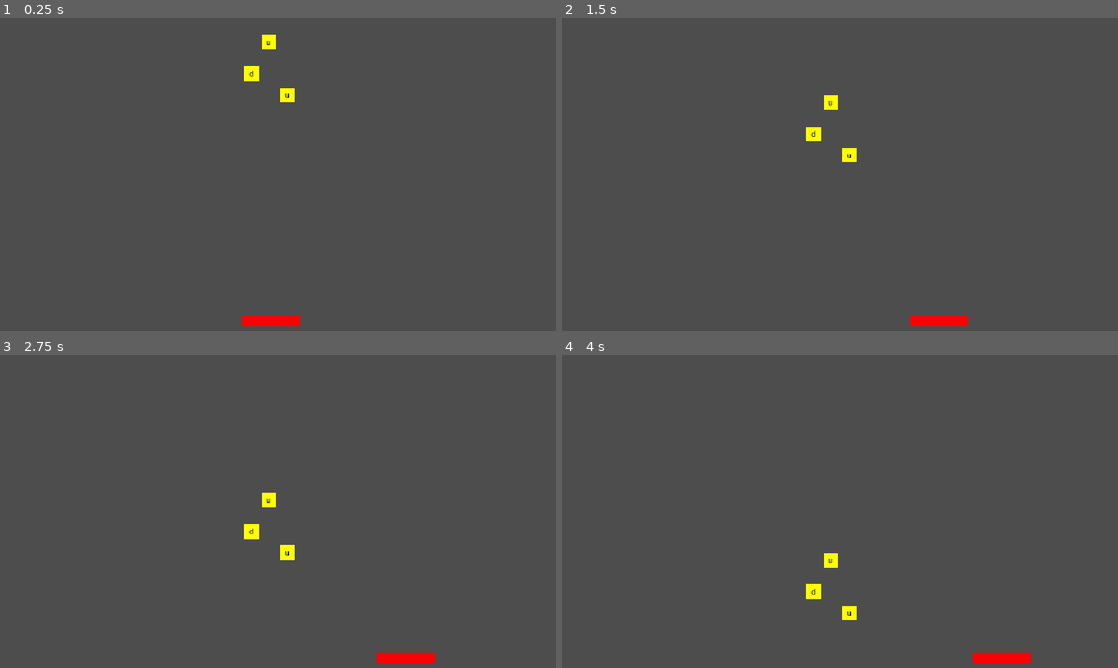
Above: before the commit, frames 1-4 (two rows, left to right).
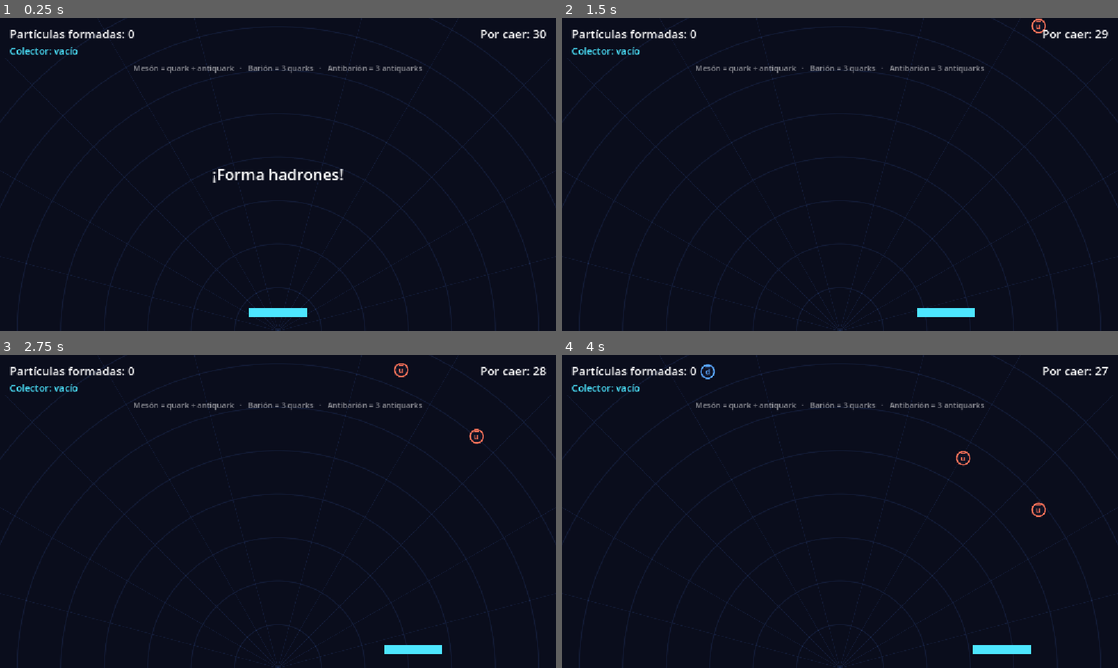
Above: after the commit, the same moments.

Repository: AxlMontblanc/laboratorio-de-particulas
Game: Godot game, scene res://main.tscn
Same seed, same stepped clock (60 frames per second), same inputs: the game is played once before the commit and once after it.
Inputs:
- Up to frame 1 (0.25 s): no input
- Up to frame 2 (1.5 s): tap Enter (ui_accept) at 0.5, 0.6, 0.77, 1.07, 1.35 s; hold Right (ui_right) 0.53-1.28 s; hold Left (ui_left) from 1.28 s (still down)
- Up to frame 3 (2.75 s): tap Enter (ui_accept) at 1.52, 1.82, 2.1 s; release Left (ui_left) at 2.03 s; hold Right (ui_right) from 2.03 s (still down)
- Up to frame 4 (4 s): tap Enter (ui_accept) at 2.85, 3.02, 3.32, 3.6, 3.77 s; release Right (ui_right) at 3.53 s; hold Left (ui_left) from 3.53 s (still down)

The runs differ from the first frame. In frame 1, 100% of the frame differs, in the area x 0-100%, y 0-100%; in frame 2, 100%; in frame 3, 100%; in frame 4, 100%.

Commit message:
Recolector de Particulas

Diff:
--- /dev/null
+++ b/main.gd
@@ -0,0 +1,117 @@
+extends Node2D
+## Controla una partida del Recolector: genera partículas, cuenta puntos y termina el juego.
+
+const QUARK_SCENE = preload("res://recolector/quark.tscn")
+
+@export var total_particulas = 30                 # X partículas por partida
+@export var tipos_disponibles = ["u", "d"]         # sabores que pueden caer
+@export var prob_anti = 0.4                        # probabilidad de que sea antiquark
+@export var velocidad_min = 100.0
+@export var velocidad_max = 170.0
+
+var por_generar = 0      # partículas que aún no han aparecido
+var activas = 0          # partículas en pantalla ahora
+var puntaje = 0
+var terminado = false
+var tween_mensaje: Tween
+
+@onready var colector = $Colector
+@onready var hud_puntaje = $HUD/Puntaje
+@onready var hud_restantes = $HUD/Restantes
+@onready var hud_grupo = $HUD/Grupo
+@onready var hud_mensaje = $HUD/Mensaje
+@onready var hud_final = $HUD/Final
+
+
+func _ready() -> void:
+	por_generar = total_particulas
+
+	# Conectar señales desde código (también se puede desde la pestaña Node)
+	$SpawnTimer.timeout.connect(generar_particula)
+	colector.particula_formada.connect(_on_particula_formada)
+	colector.combinacion_invalida.connect(_on_combinacion_invalida)
+	colector.grupo_cambiado.connect(_on_grupo_cambiado)
+
+	hud_final.hide()
+	actualizar_hud()
+	mostrar_mensaje("¡Forma hadrones!", Color.WHITE)
+	$SpawnTimer.start()
+
+
+func _process(_delta: float) -> void:
+	if terminado and Input.is_action_just_pressed("ui_accept"):
+		get_tree().reload_current_scene()   # reiniciar la partida
+
+
+func generar_particula() -> void:
+	if por_generar <= 0:
+		$SpawnTimer.stop()
+		return
+
+	var q = QUARK_SCENE.instantiate()
+	# Asignar los datos ANTES de add_child, para que _ready() del quark ya los vea
+	q.type = tipos_disponibles.pick_random()
+	q.anti = randf() < prob_anti
+	q.speed = randf_range(velocidad_min, velocidad_max)
+	var ancho = get_viewport_rect().size.x
+	q.position = Vector2(randf_range(30, ancho - 30), -20)
+	# tree_exited se emite cuando el quark desaparece (atrapado o fuera de pantalla)
+	q.tree_exited.connect(_on_particula_salio)
+	add_child(q)
+
+	por_generar -= 1
+	activas += 1
+	actualizar_hud()
+
+
+func _on_particula_salio() -> void:
+	if not is_inside_tree():   # pasa al reiniciar la escena: ignorar
+		return
+	activas -= 1
+	if por_generar == 0 and activas == 0:
+		terminar()
+
+
+func _on_particula_formada(nombre: String, carga: int) -> void:
+	puntaje += 1
+	actualizar_hud()
+	mostrar_mensaje("✔ %s  (carga %s)" % [nombre, formato_carga(carga)], Color(0.5, 1.0, 0.6))
+
+
+func _on_combinacion_invalida(contenido: Array) -> void:
+	mostrar_mensaje("✘ %s no es color neutro" % ", ".join(contenido), Color(1.0, 0.45, 0.45))
+
+
+func _on_grupo_cambiado(contenido: Array) -> void:
+	if contenido.is_empty():
+		hud_grupo.text = "Colector: vacío"
+	else:
+		hud_grupo.text = "Colector: " + ", ".join(contenido)
+
+
+func actualizar_hud() -> void:
+	hud_puntaje.text = "Partículas formadas: %d" % puntaje
+	hud_restantes.text = "Por caer: %d" % por_generar
+
+
+func mostrar_mensaje(texto: String, color: Color) -> void:
+	hud_mensaje.text = texto
+	hud_mensaje.modulate = color
+	# Un tween anima propiedades en el tiempo: espera 1 s y se desvanece en 0.5 s
+	if tween_mensaje:
+		tween_mensaje.kill()
+	tween_mensaje = create_tween()
+	tween_mensaje.tween_interval(1.0)
+	tween_mensaje.tween_property(hud_mensaje, "modulate:a", 0.0, 0.5)
+
+
+func terminar() -> void:
+	terminado = true
+	hud_final.text = "¡Fin!\nFormaste %d partículas\n\nPresiona Enter para jugar otra vez" % puntaje
+	hud_final.show()
+
+
+func formato_carga(q: int) -> String:
+	if q > 0:
+		return "+%d" % q
+	return str(q)
--- a/main.tscn
+++ b/main.tscn
@@ -1,19 +1,84 @@
 [gd_scene format=3 uid="uid://d2wvdje0syli1"]
 
-[ext_resource type="PackedScene" uid="uid://c755lu8ly1625" path="res://recolector/colector.tscn" id="1_ig7tw"]
-[ext_resource type="PackedScene" uid="uid://cjb1p3ojn7sy2" path="res://recolector/quark.tscn" id="2_0xm2m"]
+[ext_resource type="Script" path="res://main.gd" id="1_main"]
+[ext_resource type="Script" path="res://recolector/fondo.gd" id="2_fondo"]
+[ext_resource type="PackedScene" uid="uid://c755lu8ly1625" path="res://recolector/colector.tscn" id="3_colector"]
 
-[node name="main" type="Node2D" unique_id=1902878239]
+[node name="Main" type="Node2D"]
+script = ExtResource("1_main")
 
-[node name="Collector(Player)" parent="." unique_id=1592289455 instance=ExtResource("1_ig7tw")]
-position = Vector2(562, 627)
+[node name="Fondo" type="Node2D" parent="."]
+script = ExtResource("2_fondo")
 
-[node name="Quark" parent="." unique_id=1573368497 instance=ExtResource("2_0xm2m")]
-position = Vector2(557, 25)
+[node name="Colector" parent="." instance=ExtResource("3_colector")]
+position = Vector2(576, 610)
 
-[node name="Quark3" parent="." unique_id=1702627881 instance=ExtResource("2_0xm2m")]
-position = Vector2(596, 134)
+[node name="SpawnTimer" type="Timer" parent="."]
+wait_time = 1.2
 
-[node name="Quark2" parent="." unique_id=291346453 instance=ExtResource("2_0xm2m")]
-position = Vector2(521, 90)
-type = "d"
+[node name="HUD" type="CanvasLayer" parent="."]
+
+[node name="Puntaje" type="Label" parent="HUD"]
+offset_left = 20.0
+offset_top = 16.0
+offset_right = 420.0
+offset_bottom = 50.0
+theme_override_font_sizes/font_size = 24
+text = "Partículas formadas: 0"
+
+[node name="Restantes" type="Label" parent="HUD"]
+anchors_preset = 1
+anchor_left = 1.0
+anchor_right = 1.0
+offset_left = -320.0
+offset_top = 16.0
+offset_right = -20.0
+offset_bottom = 50.0
+grow_horizontal = 0
+theme_override_font_sizes/font_size = 24
+text = "Por caer: 0"
+horizontal_alignment = 2
+
+[node name="Grupo" type="Label" parent="HUD"]
+offset_left = 20.0
+offset_top = 54.0
+offset_right = 520.0
+offset_bottom = 84.0
+theme_override_colors/font_color = Color(0.3, 0.9, 1, 1)
+theme_override_font_sizes/font_size = 20
+text = "Colector: vacío"
+
+[node name="Ayuda" type="Label" parent="HUD"]
+anchors_preset = 5
+anchor_left = 0.5
+anchor_right = 0.5
+offset_left = -350.0
+offset_top = 92.0
+offset_right = 350.0
+offset_bottom = 118.0
+grow_horizontal = 2
+theme_override_colors/font_color = Color(1, 1, 1, 0.55)
+theme_override_font_sizes/font_size = 16
+text = "Mesón = quark + antiquark   ·   Barión = 3 quarks   ·   Antibarión = 3 antiquarks"
+horizontal_alignment = 1
+
+[node name="Mensaje" type="Label" parent="HUD"]
+anchors_preset = 15
+anchor_right = 1.0
+anchor_bottom = 1.0
+grow_horizontal = 2
+grow_vertical = 2
+theme_override_font_sizes/font_size = 32
+horizontal_alignment = 1
+vertical_alignment = 1
+
+[node name="Final" type="Label" parent="HUD"]
+anchors_preset = 15
+anchor_right = 1.0
+anchor_bottom = 1.0
+grow_horizontal = 2
+grow_vertical = 2
+theme_override_font_sizes/font_size = 40
+text = "¡Fin!"
+horizontal_alignment = 1
+vertical_alignment = 1
--- a/recolector/colector.gd
+++ b/recolector/colector.gd
@@ -1,27 +1,93 @@
 extends Area2D
+## El colector que mueve el jugador. Junta partículas y decide si forman un hadrón.
+## No toca el HUD directamente: AVISA con señales y main.gd decide qué mostrar.
+
+# --- Señales: así el colector "avisa" a quien le interese ---
+signal particula_formada(nombre: String, carga: int)
+signal combinacion_invalida(contenido: Array)
+signal grupo_cambiado(contenido: Array)
+
 @export var speed = 400
 @export var width = 120
-var trapped = []
+
+var trapped = []          # símbolos atrapados en el grupo actual, ej. ["u", "anti-d"]
+var n_quarks = 0
+var n_antiquarks = 0
 var total_charge = 0.0
-# Called when the node enters the scene tree for the first time.
-func _ready() -> void:
-	pass # Replace with function body.
+
+# Nombres de hadrones conocidos con quarks u y d.
+# La clave es la lista de símbolos ORDENADA y unida con comas,
+# así no importa en qué orden se atraparon.
+const NOMBRES = {
+	"u,u,u": "Δ⁺⁺",
+	"d,u,u": "protón",
+	"d,d,u": "neutrón",
+	"d,d,d": "Δ⁻",
+	"anti-u,anti-u,anti-u": "anti-Δ⁺⁺",
+	"anti-d,anti-u,anti-u": "antiprotón",
+	"anti-d,anti-d,anti-u": "antineutrón",
+	"anti-d,anti-d,anti-d": "anti-Δ⁻",
+	"anti-d,u": "pion π⁺",
+	"anti-u,d": "pion π⁻",
+	"anti-u,u": "pion π⁰",
+	"anti-d,d": "pion π⁰",
+}
 
 
-# Called every frame. 'delta' is the elapsed time since the previous frame.
 func _process(delta: float) -> void:
 	var axis = Input.get_axis("ui_left", "ui_right")
 	position.x += speed * delta * axis
-	position.x = clamp(position.x, width/2, get_viewport_rect().size.x - (width/2))
+	position.x = clamp(position.x, width / 2, get_viewport_rect().size.x - width / 2)
 
 
 func _on_area_entered(area: Area2D) -> void:
-	trapped.append(area.type)
+	# Solo nos interesan las partículas (no otras áreas que agreguemos en el futuro)
+	if not area.is_in_group("particulas"):
+		return
+
+	trapped.append(area.simbolo())
+	if area.anti:
+		n_antiquarks += 1
+	else:
+		n_quarks += 1
 	total_charge += area.charge
-	print(trapped)
-	print(total_charge)
-	if (total_charge in [-1.0, 0.0, 1.0, 2.0]):
-		print("Exists")
-		trapped = []
-		total_charge = 0
-	area.queue_free() # Replace with function body.
+	area.queue_free()
+
+	evaluar_grupo()
+
+
+## Reglas del juego (la carga de color): ver la tabla en TODO.md
+func evaluar_grupo() -> void:
+	if n_quarks == 1 and n_antiquarks == 1:
+		formar("Mesón")
+	elif n_quarks == 3:
+		formar("Barión")
+	elif n_antiquarks == 3:
+		formar("Antibarión")
+	elif n_quarks + n_antiquarks == 3:
+		# 3 partículas mezcladas (2q + 1q̄ o 1q + 2q̄): no es color neutro
+		combinacion_invalida.emit(trapped.duplicate())
+		reiniciar()
+	else:
+		# Todavía no se decide: seguir atrapando
+		grupo_cambiado.emit(trapped.duplicate())
+
+
+func formar(familia: String) -> void:
+	var copia = trapped.duplicate()
+	copia.sort()
+	var clave = ",".join(copia)
+	var nombre = NOMBRES.get(clave, familia)   # si no está en la tabla, usa "Mesón"/"Barión"...
+	if nombre != familia:
+		nombre = familia + ": " + nombre
+	# La carga de un hadrón siempre es entera: roundi() quita el error de los decimales
+	particula_formada.emit(nombre, roundi(total_charge))
+	reiniciar()
+
+
+func reiniciar() -> void:
+	trapped = []
+	n_quarks = 0
+	n_antiquarks = 0
+	total_charge = 0.0
+	grupo_cambiado.emit(trapped.duplicate())
--- a/recolector/colector.tscn
+++ b/recolector/colector.tscn
@@ -5,7 +5,7 @@
 [sub_resource type="RectangleShape2D" id="RectangleShape2D_bhunq"]
 size = Vector2(120, 20.25)
 
-[node name="Collector(Player)" type="Area2D" unique_id=1592289455]
+[node name="Colector" type="Area2D" unique_id=1592289455]
 script = ExtResource("1_hd16w")
 
 [node name="ColorRect" type="ColorRect" parent="." unique_id=18527985]
@@ -13,7 +13,7 @@
 offset_top = -10.0
 offset_right = 60.0
 offset_bottom = 10.0
-color = Color(1, 0, 0, 1)
+color = Color(0.3, 0.9, 1, 1)
 
 [node name="CollisionShape2D" type="CollisionShape2D" parent="." unique_id=2095015332]
 shape = SubResource("RectangleShape2D_bhunq")
--- /dev/null
+++ b/recolector/fondo.gd
@@ -0,0 +1,24 @@
+extends Node2D
+## Fondo tipo detector de partículas: fondo oscuro con anillos y líneas tenues,
+## como un corte transversal de un detector (ej. CMS o ATLAS).
+
+const COLOR_FONDO = Color(0.04, 0.05, 0.11)
+const COLOR_LINEAS = Color(0.3, 0.5, 0.9, 0.12)
+
+
+func _ready() -> void:
+	# Si cambia el tamaño de la ventana, volver a dibujar
+	get_viewport().size_changed.connect(queue_redraw)
+
+
+func _draw() -> void:
+	var tam = get_viewport_rect().size
+	draw_rect(Rect2(Vector2.ZERO, tam), COLOR_FONDO)
+
+	# Centro del "detector": abajo al centro, donde está el colector
+	var centro = Vector2(tam.x / 2, tam.y)
+	for i in range(1, 9):
+		draw_arc(centro, i * 90.0, PI, TAU, 96, COLOR_LINEAS, 2.0, true)
+	for i in range(13):
+		var angulo = PI + i * PI / 12
+		draw_line(centro, centro + Vector2.from_angle(angulo) * 800, COLOR_LINEAS, 1.0, true)
--- a/recolector/quark.gd
+++ b/recolector/quark.gd
@@ -1,23 +1,77 @@
 extends Area2D
+## Una partícula que cae: puede ser un quark o un antiquark.
+## El DATO (type, anti) manda; el dibujo y la etiqueta solo lo reflejan.
+
 @export var speed = 100
 @export var type = "u"
-# Creating two groups of quarks according to their charge
-const pquarks = ["u", "c", "t"]
-const nquarks = ["d", "s", "b"]
-var charge : float = 0.0
-# Called when the node enters the scene tree for the first time.
-func _ready() -> void:
-	$Label.text = type
-	if (type in pquarks):
-		charge = 2.0/3.0
-	elif (type in nquarks):
-		charge = -1.0/3.0
+@export var anti = false   # true = antiquark
+
+# Los dos grupos de quarks según su carga
+const pquarks = ["u", "c", "t"]   # carga +2/3
+const nquarks = ["d", "s", "b"]   # carga -1/3
+
+# Color de cada sabor (para el dibujo)
+const COLORES = {
+	"u": Color(1.0, 0.45, 0.35),   # rojo anaranjado
+	"d": Color(0.35, 0.65, 1.0),   # azul
+	"c": Color(1.0, 0.8, 0.3),
+	"s": Color(0.5, 0.9, 0.6),
+	"t": Color(1.0, 0.5, 0.8),
+	"b": Color(0.7, 0.55, 1.0),
+}
+const RADIO = 15.0
+const FONDO_ANTI = Color(0.06, 0.07, 0.14)
+
+var charge: float = 0.0
 
 
-# Called every frame. 'delta' is the elapsed time since the previous frame.
+func _ready() -> void:
+	# El grupo permite que el colector reconozca "esto es una partícula"
+	add_to_group("particulas")
+
+	$Label.text = type
+	if type in pquarks:
+		charge = 2.0 / 3.0
+	elif type in nquarks:
+		charge = -1.0 / 3.0
+	else:
+		push_warning("Tipo de quark desconocido: " + type)
+
+	# Un antiquark tiene la carga opuesta a su quark
+	if anti:
+		charge = -charge
+
+	# Quark: letra oscura sobre círculo de color. Antiquark: letra de color sobre fondo oscuro.
+	var color_letra = mi_color() if anti else Color(0.05, 0.05, 0.1)
+	$Label.add_theme_color_override("font_color", color_letra)
+	queue_redraw()   # pide a Godot que llame a _draw()
+
+
 func _process(delta: float) -> void:
 	position.y += speed * delta
 
 
+## Godot llama a esta función para dibujar el nodo (debajo de sus hijos, como el Label).
+func _draw() -> void:
+	var color = mi_color()
+	if anti:
+		# Antiquark: anillo de color + barra encima de la letra (como ū, d̄)
+		draw_circle(Vector2.ZERO, RADIO, FONDO_ANTI)
+		draw_arc(Vector2.ZERO, RADIO - 1.5, 0, TAU, 32, color, 3.0, true)
+		draw_line(Vector2(-4, -10), Vector2(4, -10), color, 2.0, true)
+	else:
+		# Quark: círculo relleno
+		draw_circle(Vector2.ZERO, RADIO, color)
+
+
+func mi_color() -> Color:
+	return COLORES.get(type, Color.WHITE)
+
+
+## Texto para mostrar en el HUD, ej. "u" o "anti-d"
+func simbolo() -> String:
+	return ("anti-" if anti else "") + type
+
+
 func _on_visible_on_screen_notifier_2d_screen_exited() -> void:
 	queue_free()
--- a/recolector/quark.tscn
+++ b/recolector/quark.tscn
@@ -2,21 +2,14 @@
 
 [ext_resource type="Script" uid="uid://dcf3hbsffvnia" path="res://recolector/quark.gd" id="1_ghhl3"]
 
-[sub_resource type="RectangleShape2D" id="RectangleShape2D_bhunq"]
-size = Vector2(30, 30)
+[sub_resource type="CircleShape2D" id="CircleShape2D_quark"]
+radius = 15.0
 
 [node name="Quark" type="Area2D" unique_id=1573368497]
 script = ExtResource("1_ghhl3")
 
-[node name="ColorRect" type="ColorRect" parent="." unique_id=127075141]
-offset_left = -15.0
-offset_top = -15.0
-offset_right = 15.0
-offset_bottom = 15.0
-color = Color(1, 1, 0, 1)
-
 [node name="CollisionShape2D" type="CollisionShape2D" parent="." unique_id=1697326820]
-shape = SubResource("RectangleShape2D_bhunq")
+shape = SubResource("CircleShape2D_quark")
 
 [node name="Label" type="Label" parent="." unique_id=423134328]
 offset_left = -15.0
Not shown, added: docs/.gdignore
Binary file added: docs/index.apple-touch-icon.png
Binary file added: docs/index.icon.png
Binary file added: docs/index.png
Not shown, added: export_presets.cfg
Not shown, added: main.gd.uid
Not shown, added: recolector/fondo.gd.uid
Not shown, changed: TODO.md
Not shown, added: docs/index.audio.position.worklet.js
Not shown, added: docs/index.audio.worklet.js
Not shown, added: docs/index.html
Not shown, added: docs/index.js
(and 1 more such lines)
